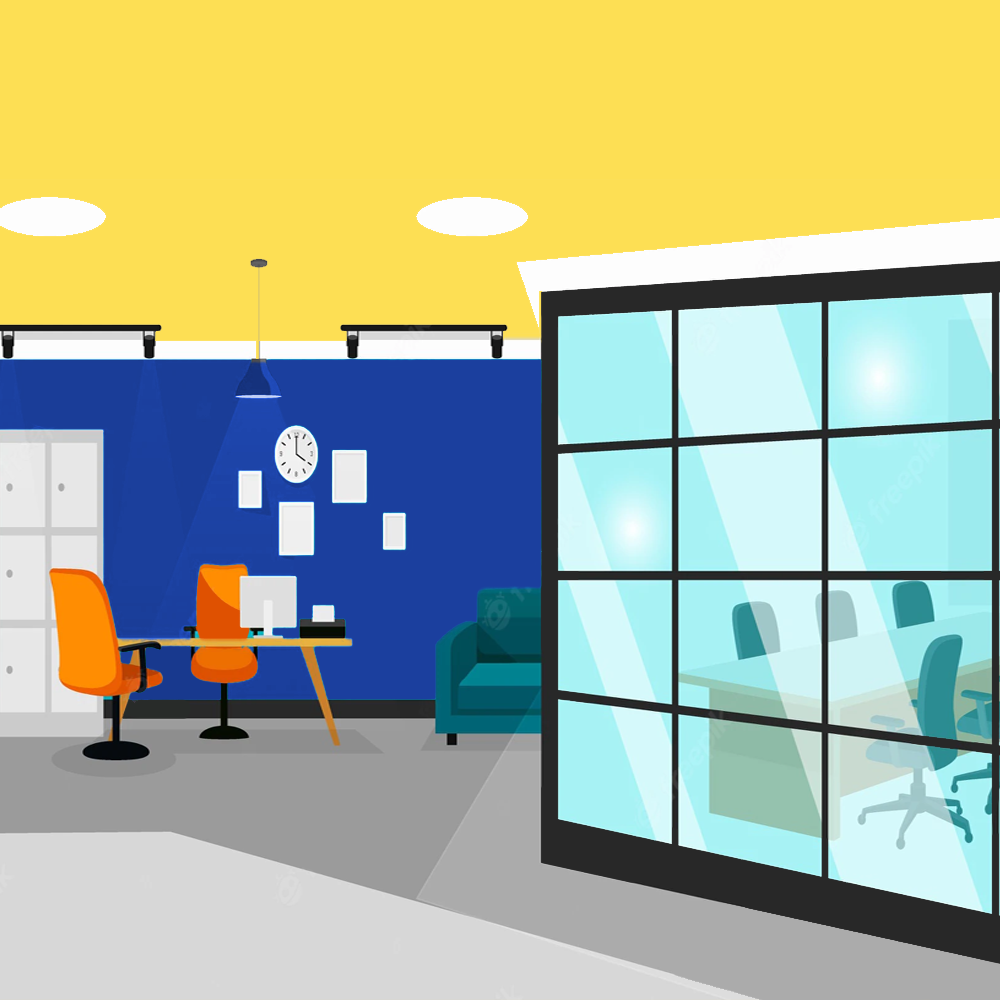
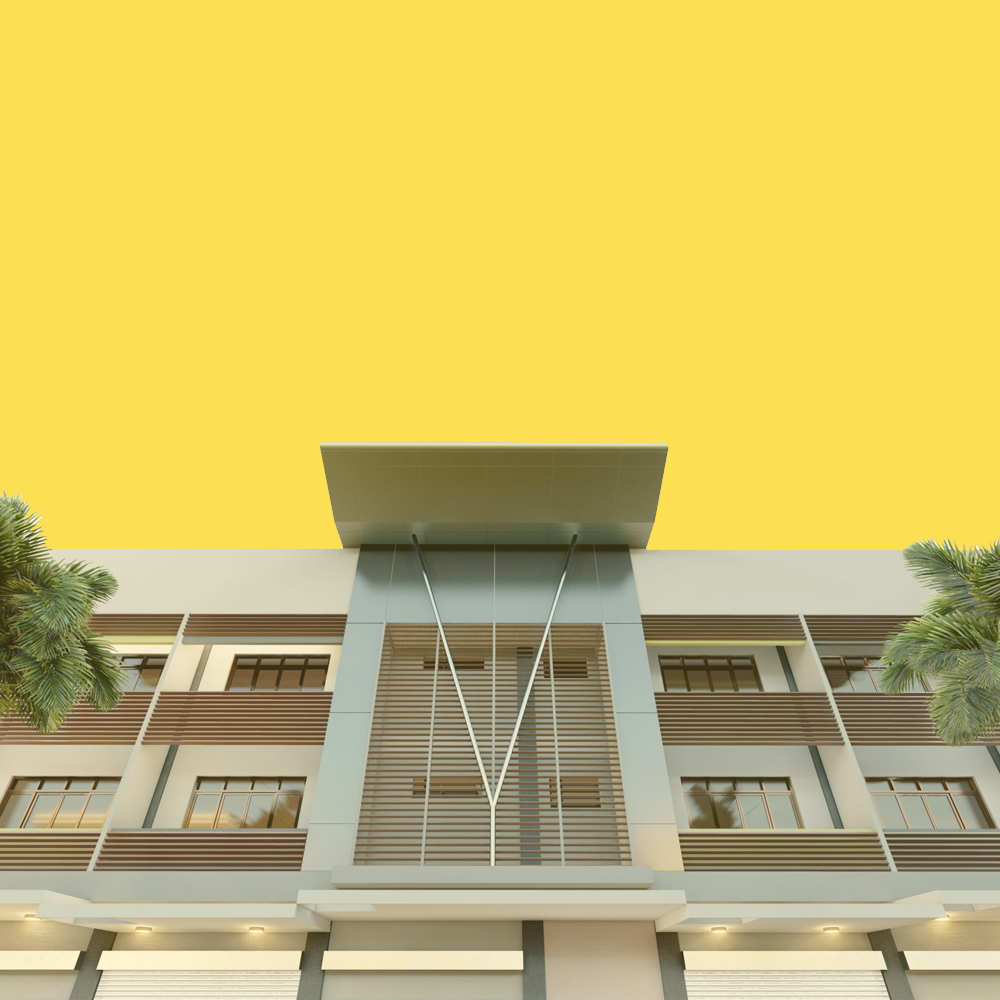
Layer changes from the first w=1000, h=1000 image to the second:
renamed "Layer 4" to "Layer 5", opacity 100% → 80%, painted on it over box(0, 179, 1000, 1000)
